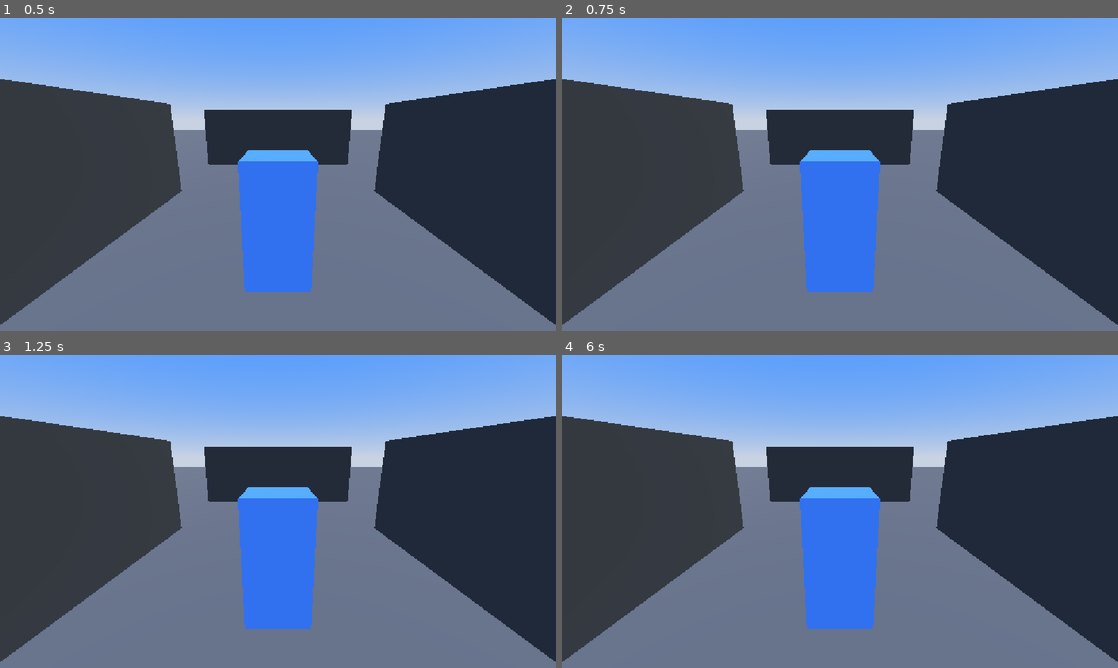
Above: before the commit, frames 1-4 (two rows, left to right).
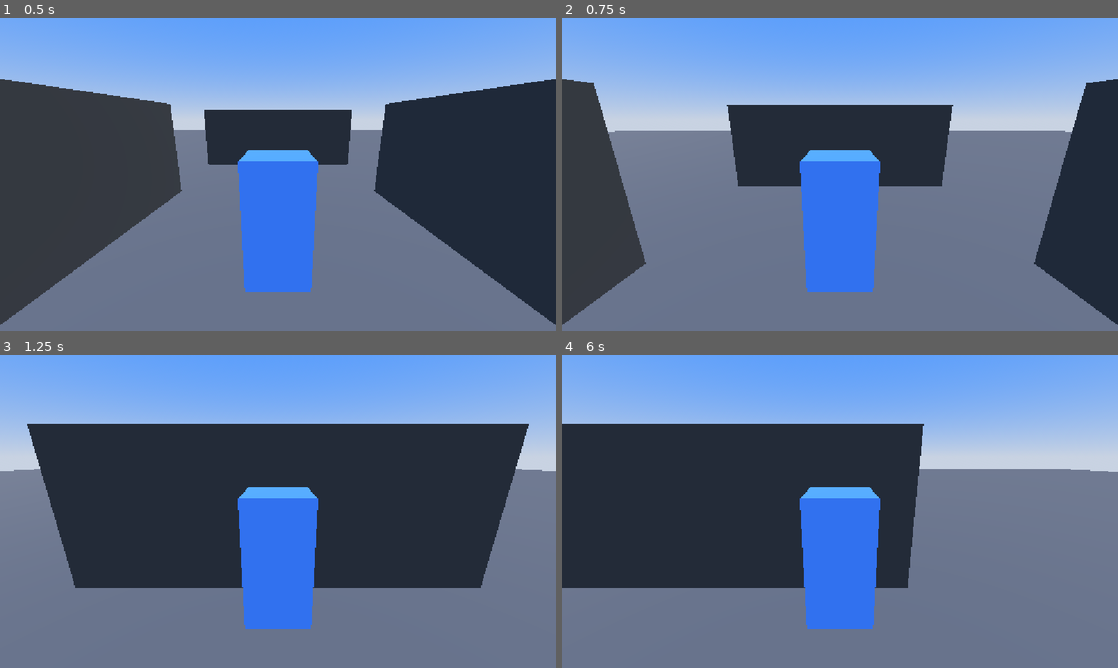
Above: after the commit, the same moments.

Repository: Skyvastern/example-third-person-controller
Game: Godot game, scene res://main/main.tscn
Same seed, same stepped clock (60 frames per second), same inputs: the game is played once before the commit and once after it.
Inputs:
- Up to frame 1 (0.5 s): no input
- Up to frame 2 (0.75 s): tap Enter at 0.5 s; hold W (forward, bound only after the commit) from 0.53 s (still down); hold Shift (sprint, bound only after the commit) from 0.53 s (still down)
- Up to frame 3 (1.25 s): keep holding W (forward, bound only after the commit); keep holding Shift (sprint, bound only after the commit)
- Up to frame 4 (6 s): tap Space at 1.25, 2.75, 4.25 s; release Shift (sprint, bound only after the commit) at 1.28 s; tap Shift (sprint, bound only after the commit) every 1.5 s from 1.35 to 5.85 s; tap Enter at 2, 3.5 s; hold Shift (sprint, bound only after the commit) 2.03-2.78 s; hold Shift (sprint, bound only after the commit) 3.53-4.28 s; hold Shift (sprint, bound only after the commit) 5.03-5.78 s; release W (forward, bound only after the commit) at 5.78 s; hold D (right, bound only after the commit) from 5.78 s (still down)

Frame 1 is identical in both runs. In frame 2, 23% of the frame differs, in the area x 5-95%, y 21-79%; in frame 3, 29%; in frame 4, 30%, in the area x 0-100%, y 19-98%.

Commit message:
Add player movement

Diff:
--- a/main/player.gd
+++ b/main/player.gd
@@ -1,6 +1,37 @@
 extends CharacterBody3D
 class_name Player
+
+@export_group("Movement")
+@export var speed: float = 10
+@export var sprint_speed: float = 20
+@export var jump_vel: float = 25
+@export var gravity: float = 100
+
+@export_group("Look")
+@export var cam: Camera3D
 
 
 func _ready() -> void:
 	Input.mouse_mode = Input.MOUSE_MODE_CAPTURED
+
+
+func _physics_process(delta: float) -> void:
+	var input_dir: Vector2 = Input.get_vector("left", "right", "forward", "backward")
+	var move_dir: Vector3 = cam.global_basis * Vector3(input_dir.x, 0, input_dir.y)
+	move_dir = move_dir.normalized()
+
+	if move_dir:
+		velocity.x = move_dir.x * _get_speed()
+		velocity.z = move_dir.z * _get_speed()
+	else:
+		velocity.x = 0
+		velocity.z = 0
+
+	move_and_slide()
+
+
+func _get_speed() -> float:
+	if Input.is_action_pressed("sprint"):
+		return sprint_speed
+	else:
+		return speed
--- a/main/player.tscn
+++ b/main/player.tscn
@@ -16,8 +16,9 @@
 
 [sub_resource type="CapsuleShape3D" id="CapsuleShape3D_1ilra"]
 
-[node name="Player" type="CharacterBody3D" unique_id=404133748]
+[node name="Player" type="CharacterBody3D" unique_id=404133748 node_paths=PackedStringArray("cam")]
 script = ExtResource("1_ou4ca")
+cam = NodePath("Camera Root/Yaw/Pitch/Camera3D")
 
 [node name="Body" type="MeshInstance3D" parent="." unique_id=57094287]
 transform = Transform3D(1, 0, 0, 0, 1, 0, 0, 0, 1, 0, 1, 0)
--- a/project.godot
+++ b/project.godot
@@ -20,6 +20,39 @@
 window/stretch/mode="canvas_items"
 window/stretch/aspect="expand"
 
+[input]
+
+forward={
+"deadzone": 0.2,
+"events": [Object(InputEventKey,"resource_local_to_scene":false,"resource_name":"","device":-1,"window_id":0,"alt_pressed":false,"shift_pressed":false,"ctrl_pressed":false,"meta_pressed":false,"pressed":false,"keycode":0,"physical_keycode":87,"key_label":0,"unicode":119,"location":0,"echo":false,"script":null)
+]
+}
+backward={
+"deadzone": 0.2,
+"events": [Object(InputEventKey,"resource_local_to_scene":false,"resource_name":"","device":-1,"window_id":0,"alt_pressed":false,"shift_pressed":false,"ctrl_pressed":false,"meta_pressed":false,"pressed":false,"keycode":0,"physical_keycode":83,"key_label":0,"unicode":115,"location":0,"echo":false,"script":null)
+]
+}
+right={
+"deadzone": 0.2,
+"events": [Object(InputEventKey,"resource_local_to_scene":false,"resource_name":"","device":-1,"window_id":0,"alt_pressed":false,"shift_pressed":false,"ctrl_pressed":false,"meta_pressed":false,"pressed":false,"keycode":0,"physical_keycode":68,"key_label":0,"unicode":100,"location":0,"echo":false,"script":null)
+]
+}
+left={
+"deadzone": 0.2,
+"events": [Object(InputEventKey,"resource_local_to_scene":false,"resource_name":"","device":-1,"window_id":0,"alt_pressed":false,"shift_pressed":false,"ctrl_pressed":false,"meta_pressed":false,"pressed":false,"keycode":0,"physical_keycode":65,"key_label":0,"unicode":97,"location":0,"echo":false,"script":null)
+]
+}
+sprint={
+"deadzone": 0.2,
+"events": [Object(InputEventKey,"resource_local_to_scene":false,"resource_name":"","device":-1,"window_id":0,"alt_pressed":false,"shift_pressed":false,"ctrl_pressed":false,"meta_pressed":false,"pressed":false,"keycode":0,"physical_keycode":4194325,"key_label":0,"unicode":0,"location":0,"echo":false,"script":null)
+]
+}
+jump={
+"deadzone": 0.2,
+"events": [Object(InputEventKey,"resource_local_to_scene":false,"resource_name":"","device":-1,"window_id":0,"alt_pressed":false,"shift_pressed":false,"ctrl_pressed":false,"meta_pressed":false,"pressed":false,"keycode":0,"physical_keycode":32,"key_label":0,"unicode":32,"location":0,"echo":false,"script":null)
+]
+}
+
 [physics]
 
 3d/physics_engine="Jolt Physics"
